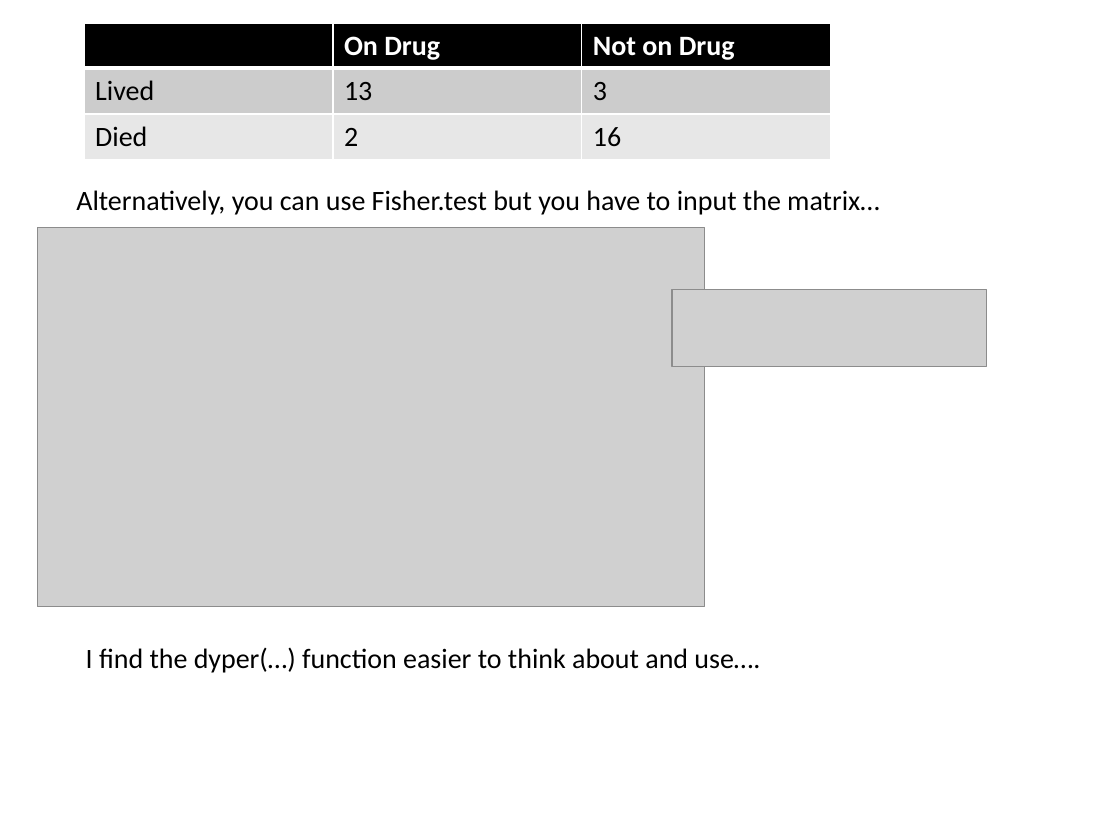
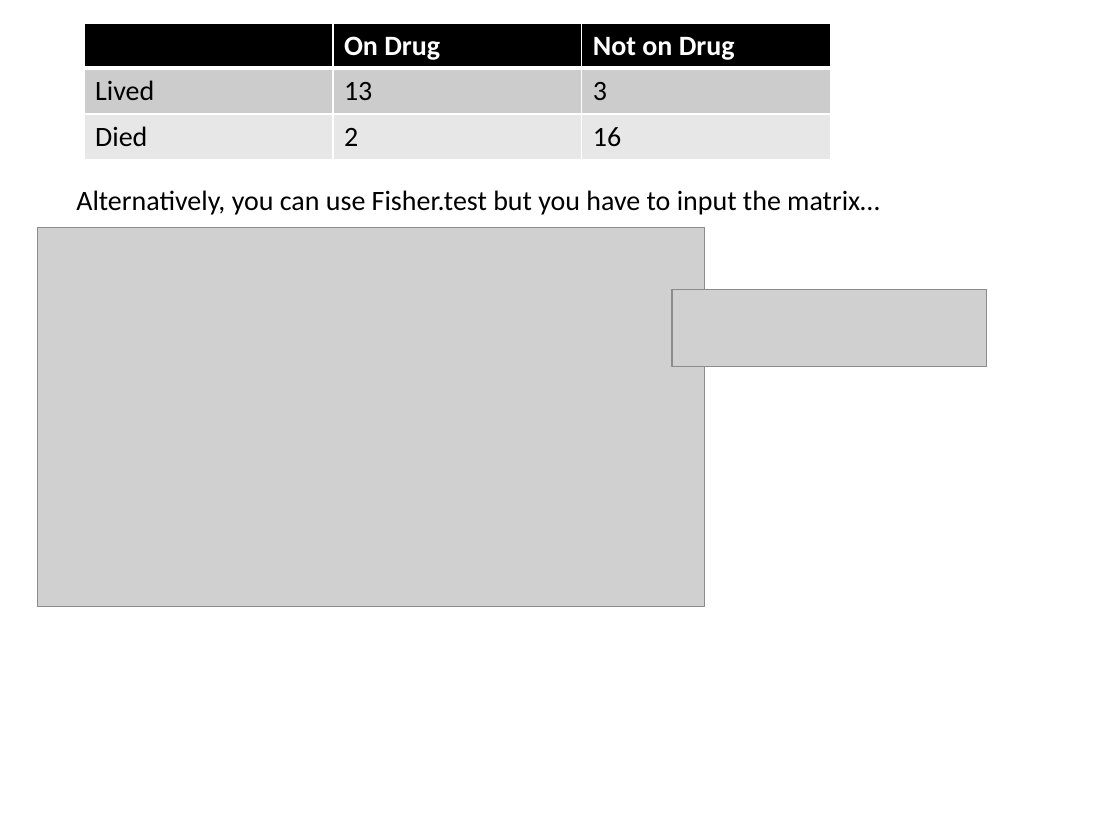
Before and after one commit to afodor/afodor.github.io, a slide deck: slide 9 of classes/stats2016/Lecture07.pptx. Drawn at 1120x840 pixels with LibreOffice and Linux fonts; fonts in the diff are those of the drawing; grey boxes stand for pictures. Boxes give left, top, right and bottom in pixels: in the first picture for what was removed or moved away, otherwise in the second. Text is boxed around its words. In the diff, an @@ line names an element or a change of style, - is before the commit and + after.

```diff
--- a/classes/stats2016/Lecture07.pptx
+++ b/classes/stats2016/Lecture07.pptx
@@ text removed at [86,647,760,673] @@
-I find the dyper(…) function easier to think about and use….
```
Also in this commit, not shown: 1 other slide changed, 2 other files.
